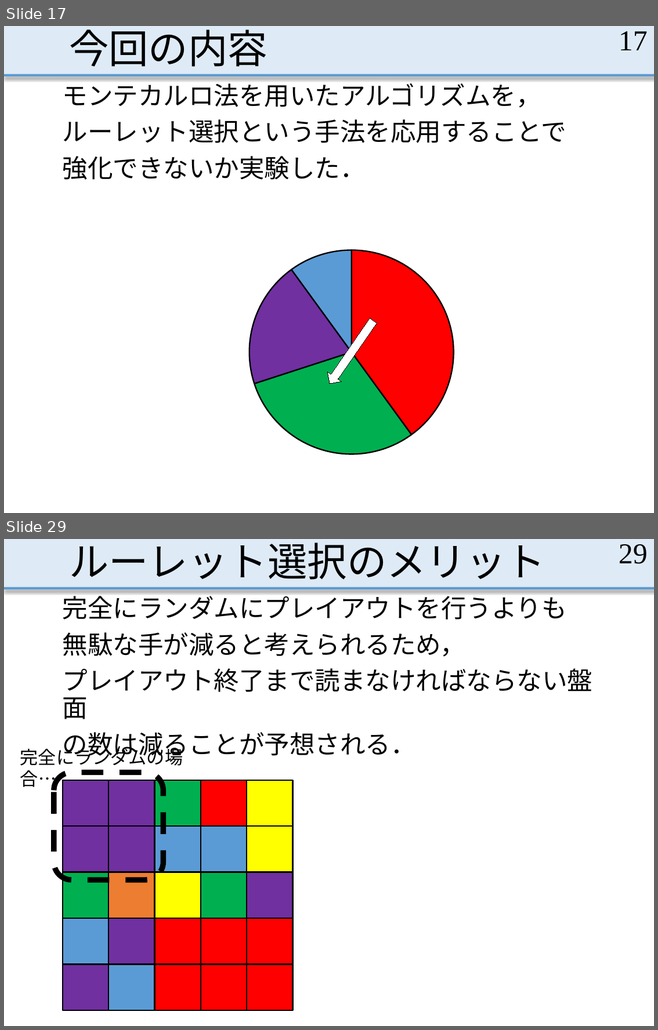
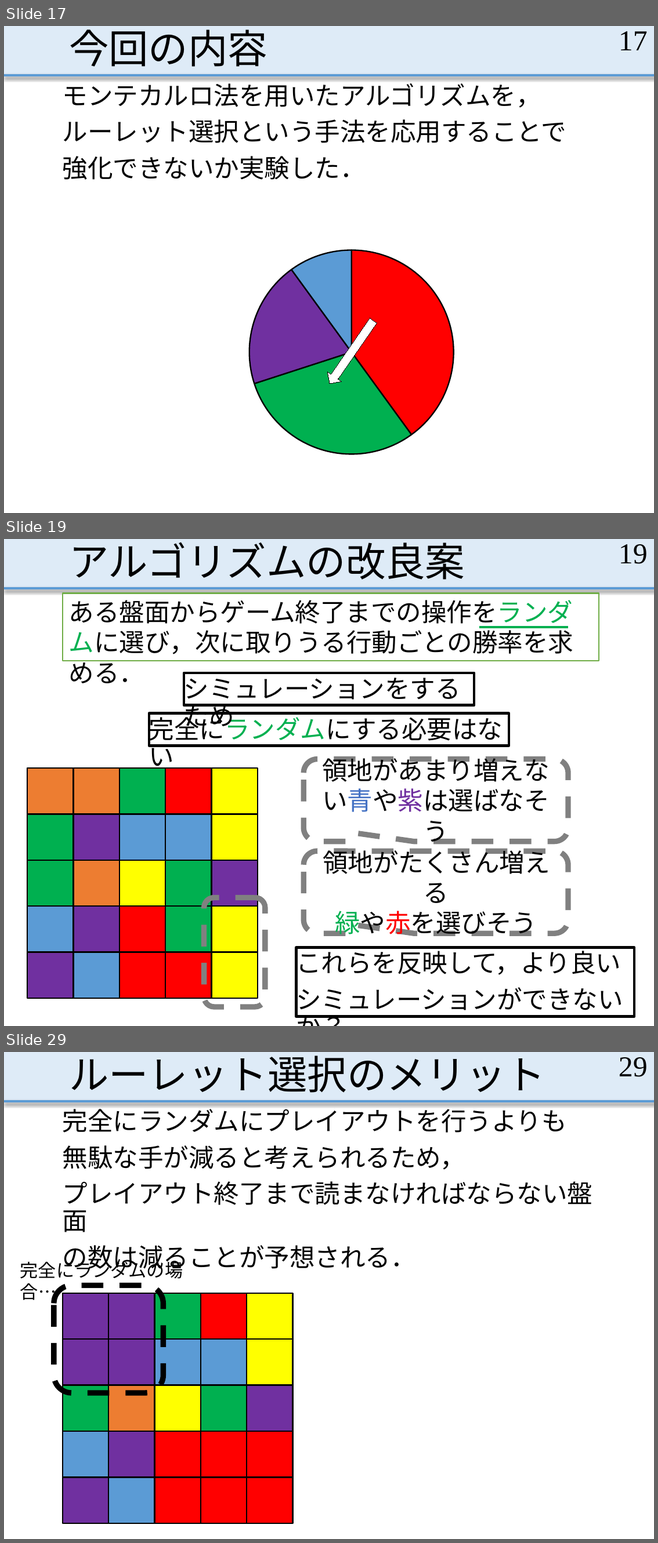
Before and after one commit to MasayaOda/SR, a slide deck: 190702oda.pptx. Shown one above the other, each under a label of ours: slides 17 and 29 before the commit, slides 17, 19 and 29 after it; the slides between them are not shown. The pictures are 658x1030 and 658x1543 pixels, drawn with LibreOffice and Linux fonts; fonts in the diff are those of the drawing. Boxes give left, top, right and bottom in pixels: in the first picture for what was removed or moved away, otherwise in the second. Text is boxed around its words. In the diff, an @@ line names an element or a change of style, - is before the commit and + after.

Commit message:
とりあえずいいかな

```diff
--- a/190702oda.pptx
+++ b/190702oda.pptx
@@ slide 19 added at (4, 539, 654, 1026), background #FFFFFF; not listed: 2 template elements that a slide beside it also shows @@
@@ title added at (69, 542, 465, 580), 44 pt, text #000000 @@
+アルゴリズムの改良案
@@ page number added at (618, 544, 647, 564), 32 pt, text #000000 @@
+19
@@ rectangle added at (63, 594, 598, 661), fill #FFFFFF, outline #70AD47 1.5 pt, 28 pt, text #000000 @@
+ある盤面からゲーム終了までの操作をランダムに選び，次に取りうる行動ごとの勝率を求める．
@@ line added from (479, 627) to (568, 627), #00B050 2.25 pt @@
@@ rectangle added at (184, 673, 474, 705), outline #000000 3 pt, 28 pt, text #000000 @@
+シミュレーションをするため
@@ rectangle added at (149, 714, 509, 746), fill #FFFFFF, outline #000000 3 pt, 28 pt, text #000000 @@
+完全にランダムにする必要はない
@@ rounded speech box added at (303, 759, 568, 842), fill #FFFFFF, outline #808080 6 pt dashed, 28 pt, text #000000 @@
+領地があまり増えない青や紫は選ばなそう
@@ rounded speech box added at (303, 852, 568, 934), fill #FFFFFF, outline #808080 6 pt dashed, 28 pt, text #000000 @@
+領地がたくさん増える
+緑や赤を選びそう
@@ rounded rectangle added at (204, 897, 265, 1006), outline #808080 6 pt dashed @@
@@ group added at (27, 768, 257, 998): 25 rectangles @@
@@ rectangle added at (296, 947, 633, 1016), outline #000000 3 pt, 28 pt, text #000000 @@
+これらを反映して，より良い
+シミュレーションができないか？
```
Also in this commit, not shown: 14 slides changed, 5 other slides added.
